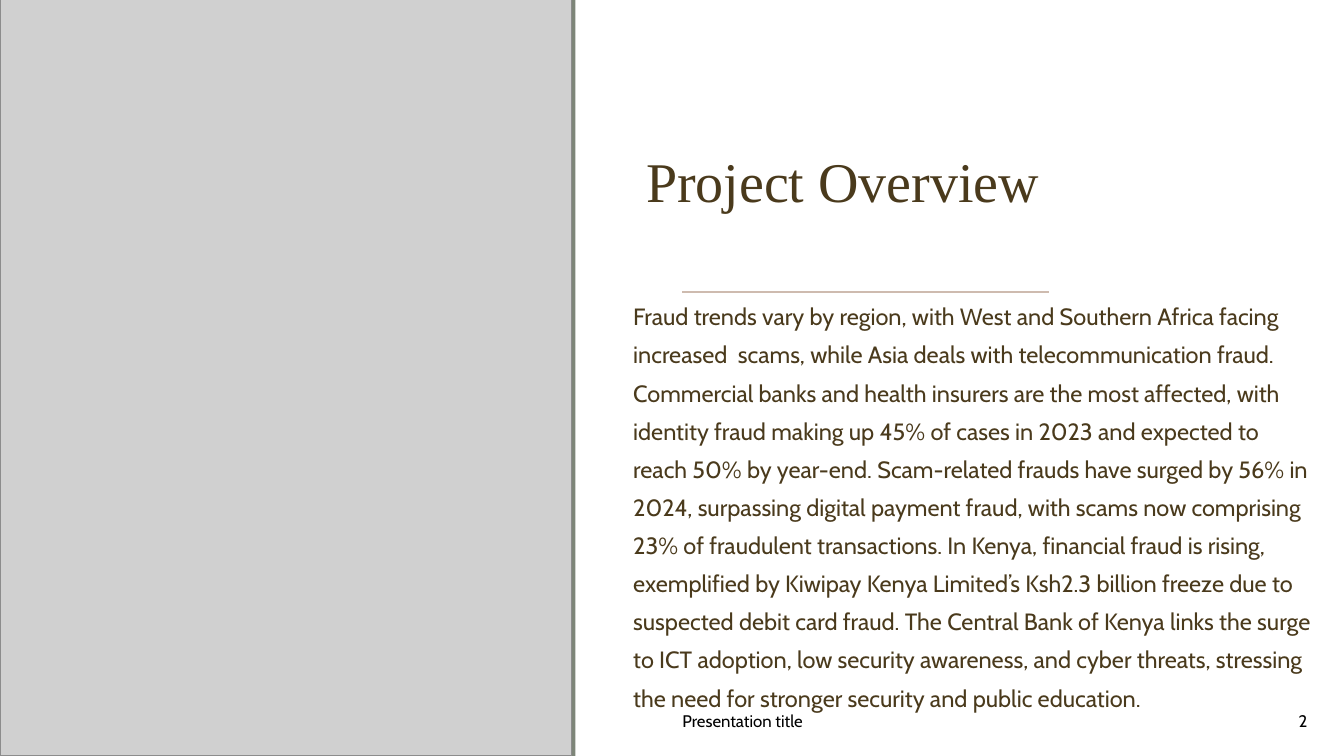
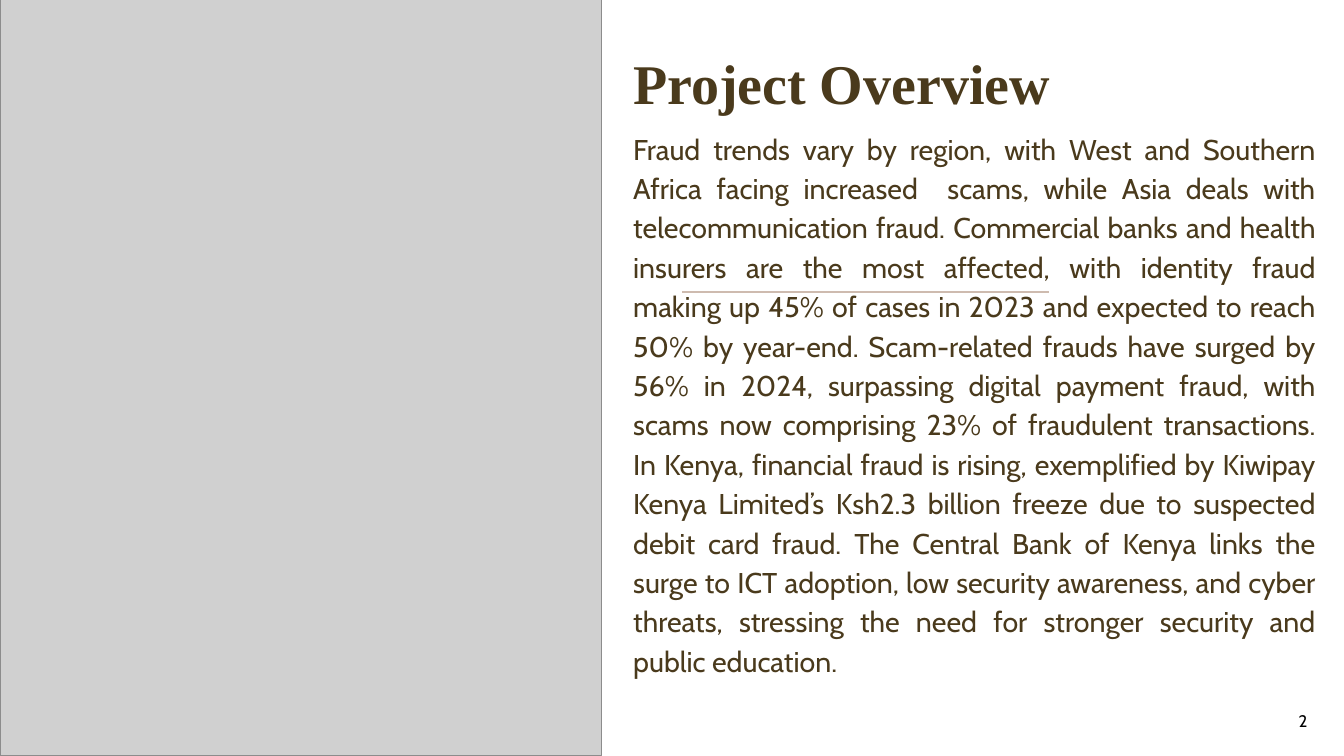
Before and after one commit to gkipkirui1/DSF-PT08P5-GROUP4-CAPSTONE-PROJECT, a slide deck: slide 2 of presentation/powerpoint_presentation.pptx. Drawn at 1344x756 pixels with LibreOffice and Linux fonts; fonts in the diff are those of the drawing; grey boxes stand for pictures; background and template pictures are left out. Boxes give left, top, right and bottom in pixels: in the first picture for what was removed or moved away, otherwise in the second. Text is boxed around its words. In the diff, an @@ line names an element or a change of style, - is before the commit and + after.

```diff
--- a/presentation/powerpoint_presentation.pptx
+++ b/presentation/powerpoint_presentation.pptx
@@ picture: place and size @@
-picture at box(0, 0, 572, 756)
+picture at box(0, 0, 602, 756)
@@ title "Project Overview": place and size @@
-title "Project Overview" at box(646, 165, 1039, 213)
+title "Project Overview" at box(633, 65, 1050, 114)
@@ title "Project Overview" at box(633, 65, 1050, 114): bold on @@
@@ text "Fraud trends vary by region, ...": place and size @@
-text "Fraud trends vary by region, ..." at box(633, 307, 1310, 713)
+text "Fraud trends vary by region, ..." at box(633, 138, 1316, 679)
@@ text "Fraud trends vary by region, ..." at box(633, 138, 1316, 679): size 16.8 to 20.4 pt; alignment left to justified; line spacing 1.36 to 1.16 @@
@@ text removed at box(682, 714, 802, 728) @@
-Presentation title
```
Also in this commit, not shown: 9 other slides changed, 5 slides added, 4 slides removed, 1 other file.
